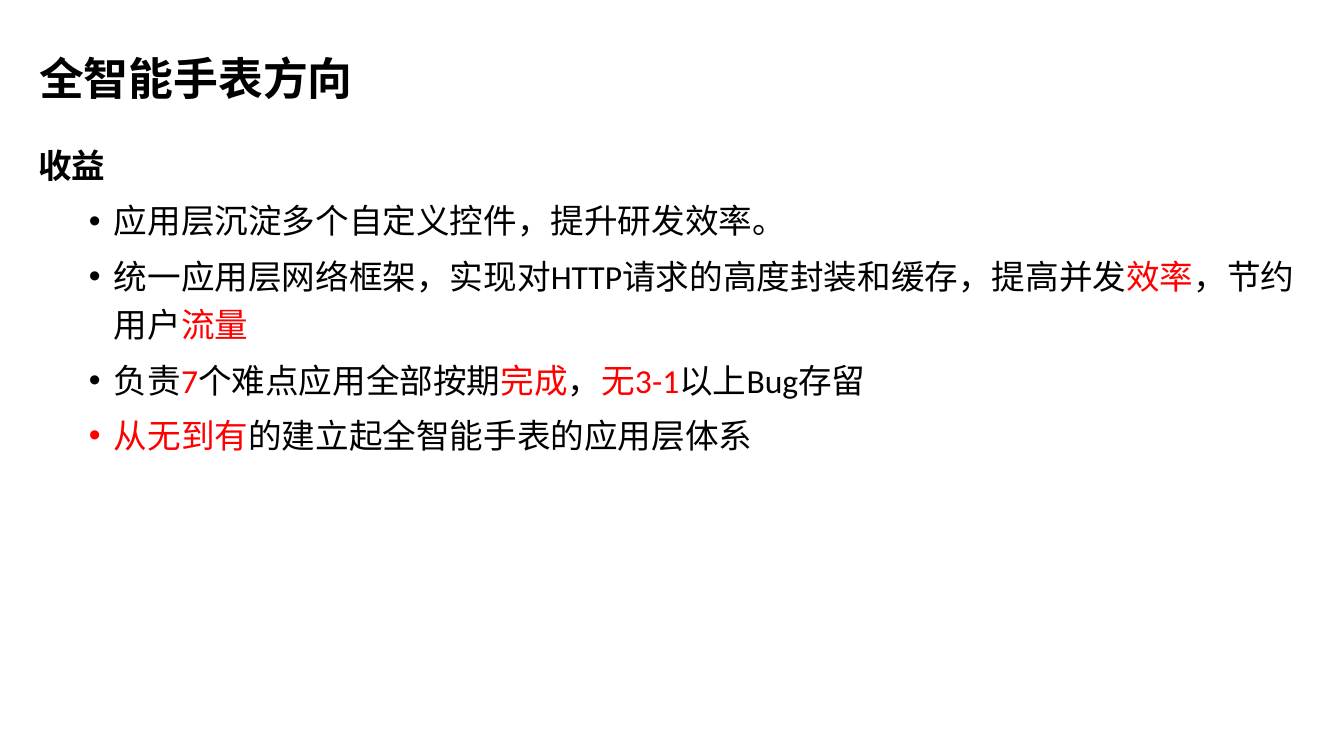
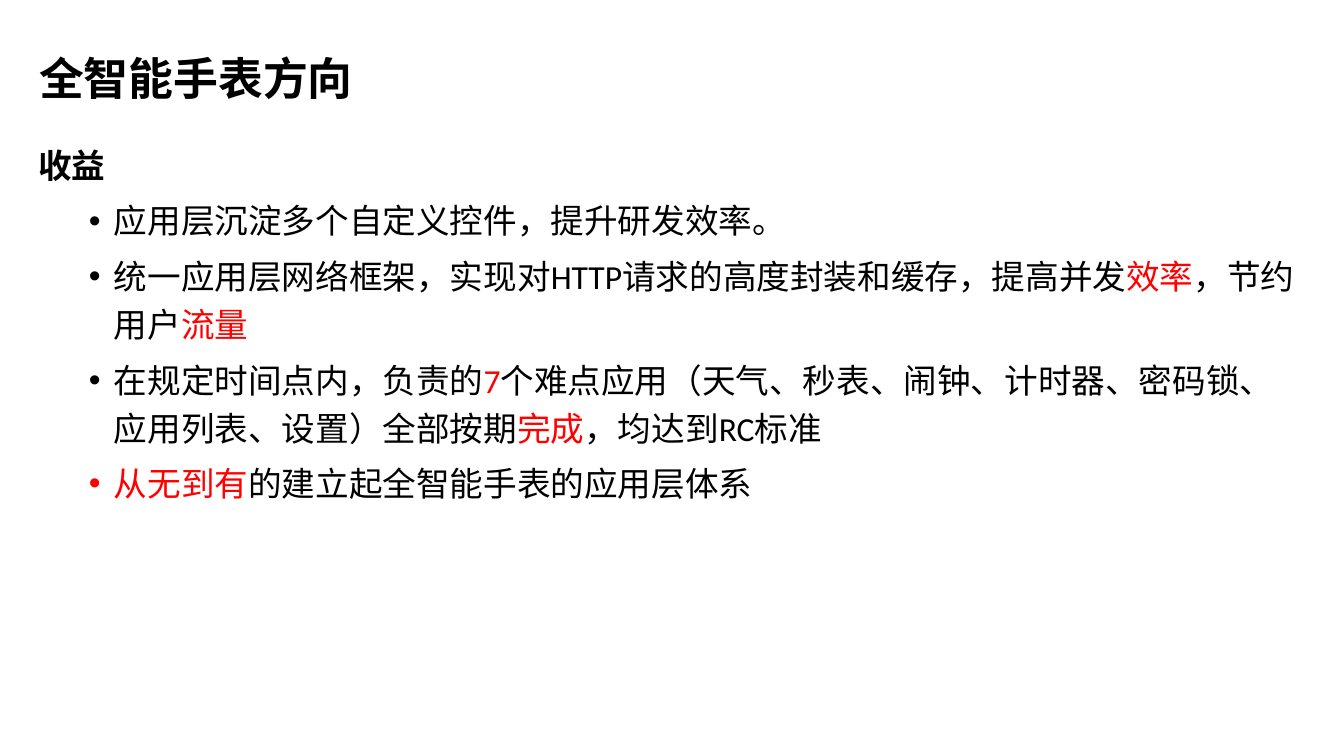
Before and after one commit to wangzhengyi/WangZhengyi, a slide deck: slide 15 of promote/2016阿里晋升述职.pptx (slide 13 before the commit). Drawn at 1344x756 pixels with LibreOffice and Linux fonts; fonts in the diff are those of the drawing; background and template pictures are left out. Boxes give left, top, right and bottom in pixels: in the first picture for what was removed or moved away, otherwise in the second. Text is boxed around its words. In the diff, an @@ line names an element or a change of style, - is before the commit and + after.

```diff
--- a/promote/2016阿里晋升述职.pptx
+++ b/promote/2016阿里晋升述职.pptx
@@ text at [114,364,1273,445]: text changed @@
-  • 负责7个难点应用全部按期完成，无3-1以上Bug存留
+  • 在规定时间点内，负责的7个难点应用（天气、秒表、闹钟、计时器、密码锁、应用列表、设置）全部按期完成，均达到RC标准
```
Also in this commit, not shown: 4 other slides changed, 3 slides added, 1 slide removed, 3 other files.
